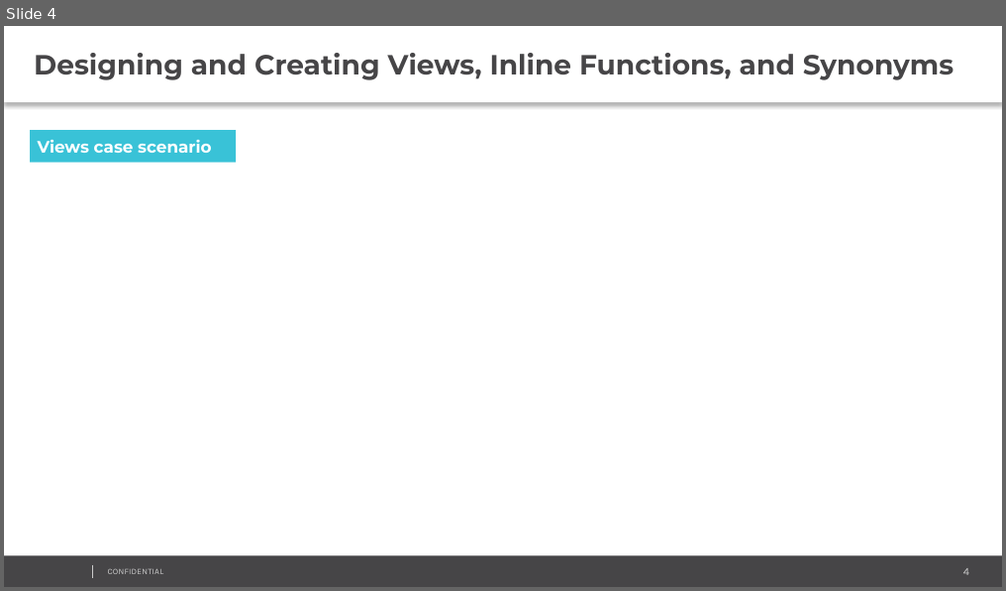
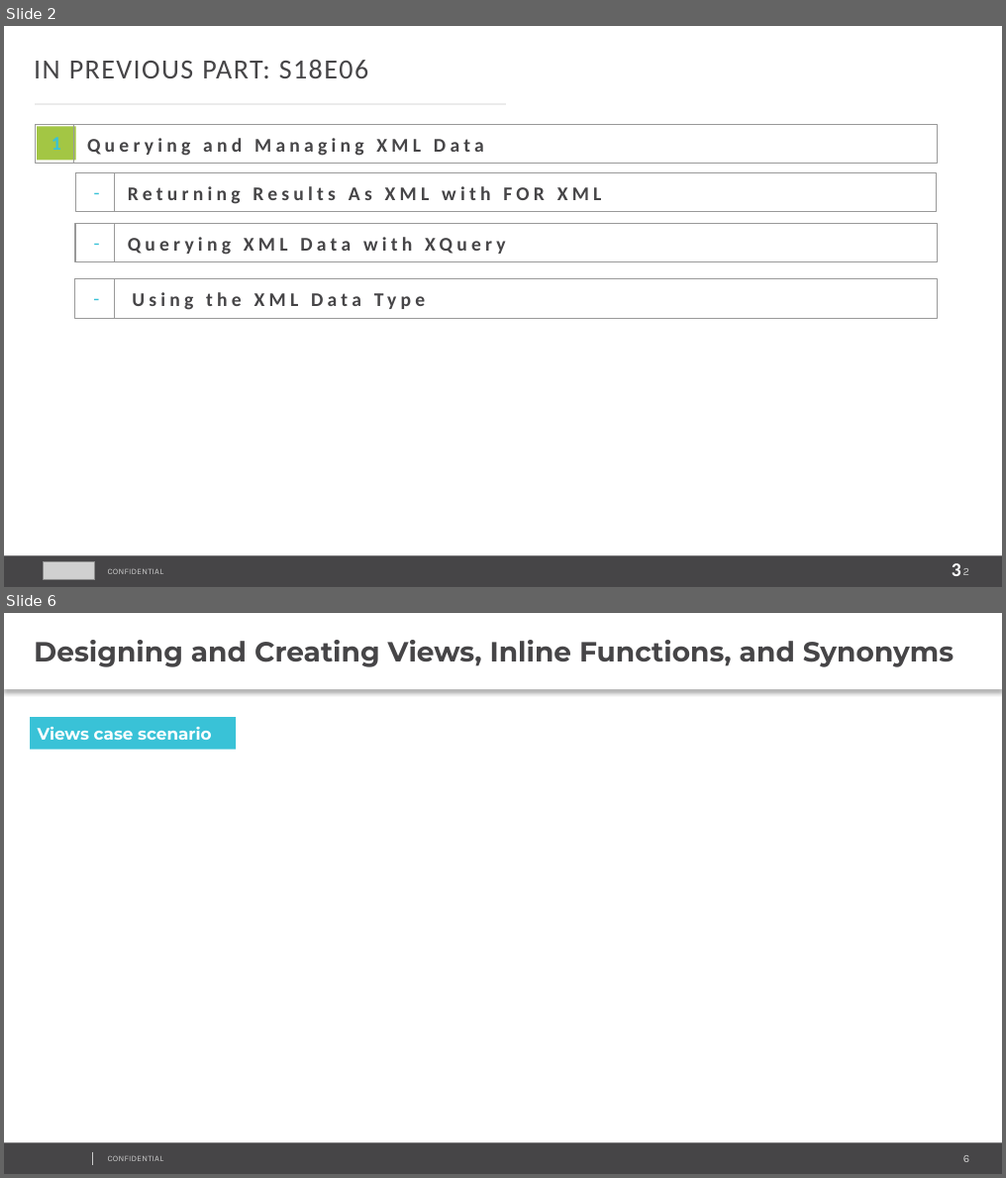
Before and after one commit to AndreyQC/MSBI.Lab, a slide deck: MSBI.Lecture.07/MSBI.Dev.S19E07.pptx. Shown one above the other, each under a label of ours: slide 4 before the commit, slides 2 and 6 after it; the slides between them are not shown. The pictures are 1006x591 and 1006x1178 pixels, drawn with LibreOffice and Linux fonts; fonts in the diff are those of the drawing; grey boxes stand for pictures; background and template pictures are left out. Boxes give left, top, right and bottom in pixels: in the first picture for what was removed or moved away, otherwise in the second. Text is boxed around its words. In the diff, an @@ line names an element or a change of style, - is before the commit and + after.

```diff
--- a/MSBI.Lecture.07/MSBI.Dev.S19E07.pptx
+++ b/MSBI.Lecture.07/MSBI.Dev.S19E07.pptx
@@ slide 2 added at [4, 26, 1002, 587], background #FFFFFF; not listed: 4 template elements that a slide beside it also shows @@
@@ text added at [34, 60, 368, 78], 20 pt, text #464547 @@
+IN PREVIOUS PART: S18E06
@@ line added from (34, 104) to (506, 104), #EBEBEB 1.5 pt @@
@@ rectangle added at [35, 125, 74, 164], outline #999999 0.75 pt @@
@@ rectangle added at [37, 127, 76, 161], fill #A3C644, 14 pt, text #39C2D7, bold @@
+1
@@ rectangle added at [74, 125, 937, 164], outline #999999 0.75 pt @@
@@ text added at [87, 138, 484, 156], 14 pt, text #464547, bold @@
+Querying and Managing XML Data
@@ rectangle added at [76, 173, 115, 211], outline #999999 0.75 pt @@
@@ rectangle added at [115, 173, 937, 211], outline #999999 0.75 pt @@
@@ text added at [78, 174, 117, 208], 14 pt, text #39C2D7 @@
+-
@@ text added at [128, 186, 602, 204], 14 pt, text #464547, bold @@
+Returning Results As XML with FOR XML
@@ rectangle added at [75, 224, 114, 263], outline #999999 0.75 pt @@
@@ text added at [77, 226, 116, 260], 14 pt, text #39C2D7 @@
+-
@@ rectangle added at [115, 224, 938, 263], outline #999999 0.75 pt @@
@@ text added at [128, 237, 505, 255], 14 pt, text #464547, bold @@
+Querying XML Data with XQuery
@@ rectangle added at [75, 279, 114, 318], outline #999999 0.75 pt @@
@@ text added at [77, 281, 116, 315], 14 pt, text #39C2D7 @@
+-
@@ rectangle added at [115, 279, 938, 318], outline #999999 0.75 pt @@
@@ text added at [132, 292, 425, 310], 14 pt, text #464547, bold @@
+Using the XML Data Type
@@ picture added at [43, 562, 94, 579] @@
@@ text added at [951, 564, 961, 576], 14 pt, text #FFFFFF, bold @@
+3
@@ what was slide 4 is now slide 6 @@
```
Also in this commit, not shown: 1 slide changed, 9 other slides added, 2 slides removed, 10 other files.
